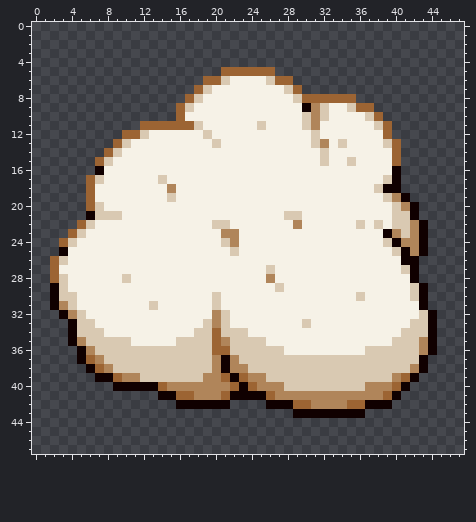
Pixel-art sprite: PebblesBakery/res/bakery_dough_portion.png. That is the earlier state.
The file is 48x48 pixels.
The result:
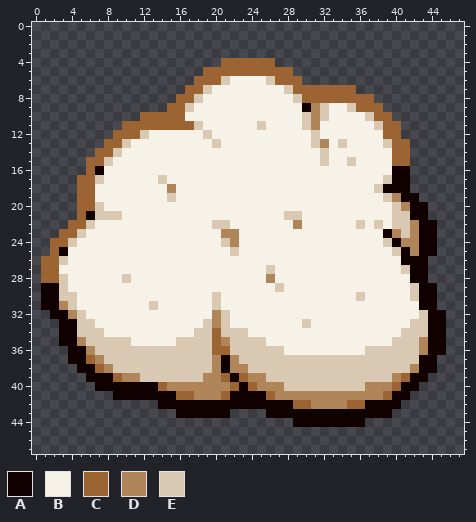
Palette (. is transparent): A #100000  B #f6f2e7  C #9c6433  D #b0855a  E #d9c9b2
Difference:
Changed rows in their new state; - is an unchanged pixel.
first column x 1:
 4 --------------------CCCCCC-------------------
 5 ------------------CC------CC-----------------
 6 -----------------C----------C----------------
 7 ----------------C------------CCCCCC----------
 8 ---------------C-------------------CC--------
 9 --------------C----------------------C-------
10 -----------CCCC-----------------------C------
11 ---------CC----------------------------C-----
12 --------C------------------------------C-----
13 -------C--------------------------------C----
14 ------C---------------------------------C----
15 -----C----------------------------------C----
16 -----C----------------------------------A----
17 ----C-----------------------------------A----
18 ----C-----------------------------------A----
19 ----C------------------------------------A---
20 ----C-------------------------------------A--
21 ----C-------------------------------------A--
22 ---C---------------------------------------A-
23 --C----------------------------------------A-
24 -C-----------------------------------------A-
25 -C-----------------------------------------A-
26 C-----------------------------------------A--
27 C-----------------------------------------A--
28 C-----------------------------------------A--
29 A------------------------------------------A-
30 A------------------------------------------A-
31 A------------------------------------------A-
32 -A------------------------------------------A
33 --A-----------------------------------------A
34 --A-----------------------------------------A
35 --A-----------------------------------------A
36 ---A----------------------------------------A
37 ---A---------------------------------------A-
38 ----A--------------------------------------A-
39 -----A------------------------------------A--
40 ------AA---------------------------------A---
41 --------AAAAA---------------------------A----
42 -------------AA------AAAA--------------A-----
43 ---------------AAAAAA----AAA--------AAA------
44 ----------------------------AAAAAAAA---------
